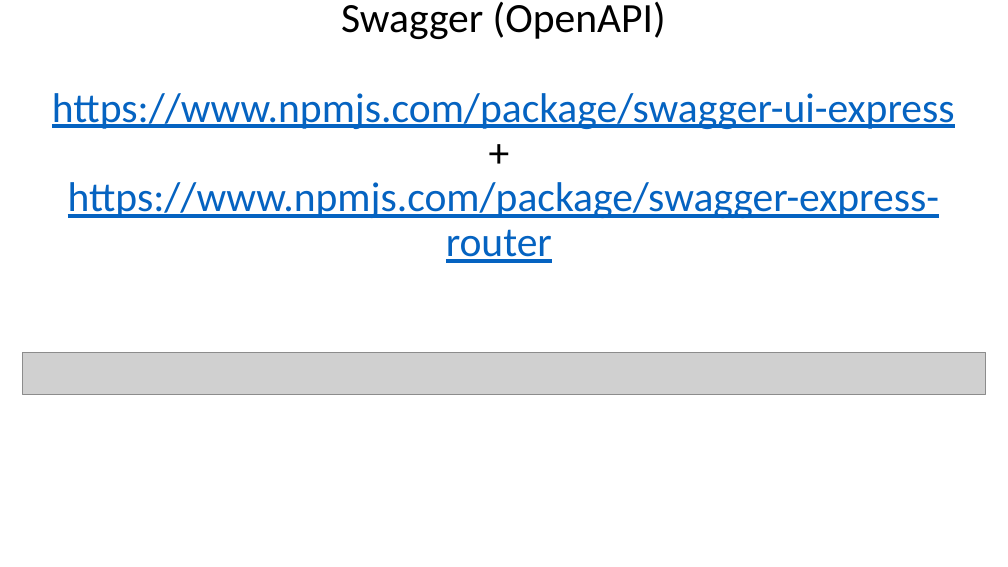
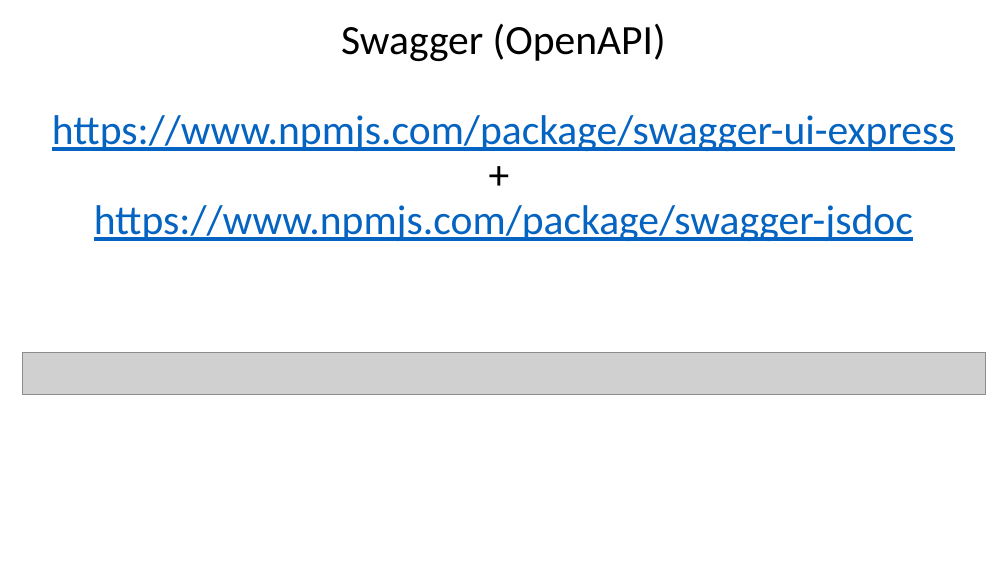
Before and after one commit to Arnaud-Nauwynck/presentations, a slide deck: slide 43 of web/angular-demos-3-nodejs-rest-api.pptx. Drawn at 1008x567 pixels with LibreOffice and Linux fonts; fonts in the diff are those of the drawing; grey boxes stand for pictures. Boxes give left, top, right and bottom in pixels: in the first picture for what was removed or moved away, otherwise in the second. Text is boxed around its words. In the diff, an @@ line names an element or a change of style, - is before the commit and + after.

```diff
--- a/web/angular-demos-3-nodejs-rest-api.pptx
+++ b/web/angular-demos-3-nodejs-rest-api.pptx
@@ title at bbox=[52, 24, 955, 241]: text changed @@
-Swagger (OpenAPI)
-https://www.npmjs.com/package/swagger-ui-express
-+
-https://www.npmjs.com/package/swagger-express-router
+Swagger (OpenAPI)
+https://www.npmjs.com/package/swagger-ui-express
++
+https://www.npmjs.com/package/swagger-jsdoc
```
Also in this commit, not shown: 2 other files.
